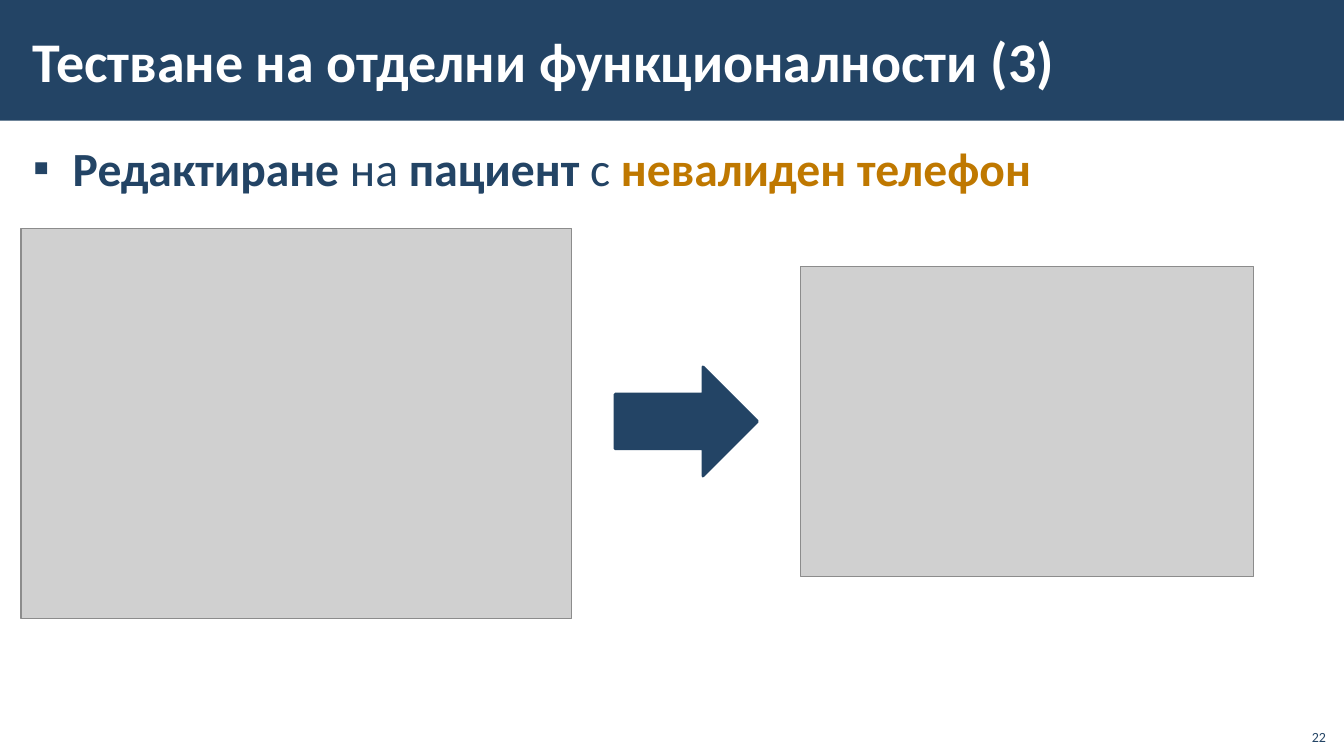
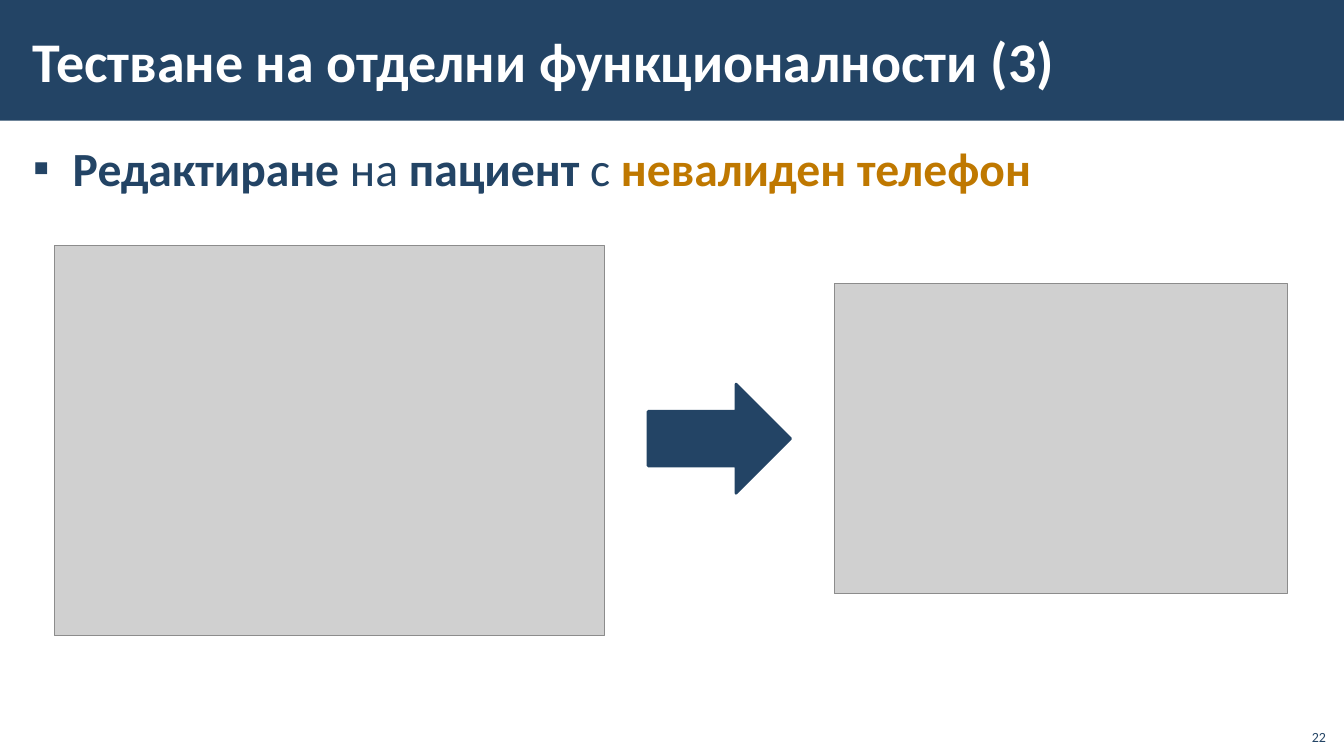
Before and after one commit to BG-IT-Edu/School-Programming, a slide deck: slide 22 of Courses/Software-Sciences/Module-4-Information-Systems-New/13-Information-System-Testing/13-Information-System-Testing.pptx. Drawn at 1344x756 pixels with LibreOffice and Linux fonts; fonts in the diff are those of the drawing; grey boxes stand for pictures; background and template pictures are left out. Boxes give left, top, right and bottom in pixels: in the first picture for what was removed or moved away, otherwise in the second. Text is boxed around its words. In the diff, an @@ line names an element or a change of style, - is before the commit and + after.

```diff
--- a/Courses/Software-Sciences/Module-4-Information-Systems-New/13-Information-System-Testing/13-Information-System-Testing.pptx
+++ b/Courses/Software-Sciences/Module-4-Information-Systems-New/13-Information-System-Testing/13-Information-System-Testing.pptx
@@ picture: place and size @@
-picture at [21,228,572,618]
+picture at [54,245,605,635]
@@ picture: place and size @@
-picture at [802,266,1254,577]
+picture at [834,283,1287,594]
@@ right arrow: place and size @@
-right arrow at [615,367,757,476]
+right arrow at [648,384,790,493]
```
Also in this commit, not shown: 2 other slides changed.
